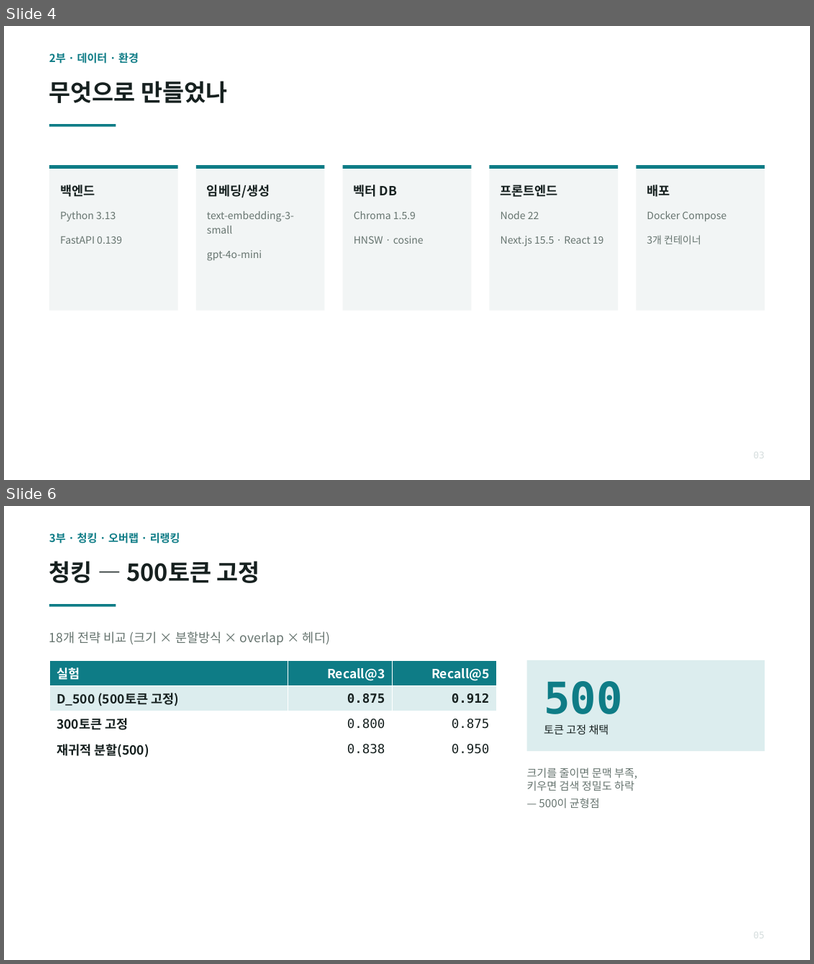
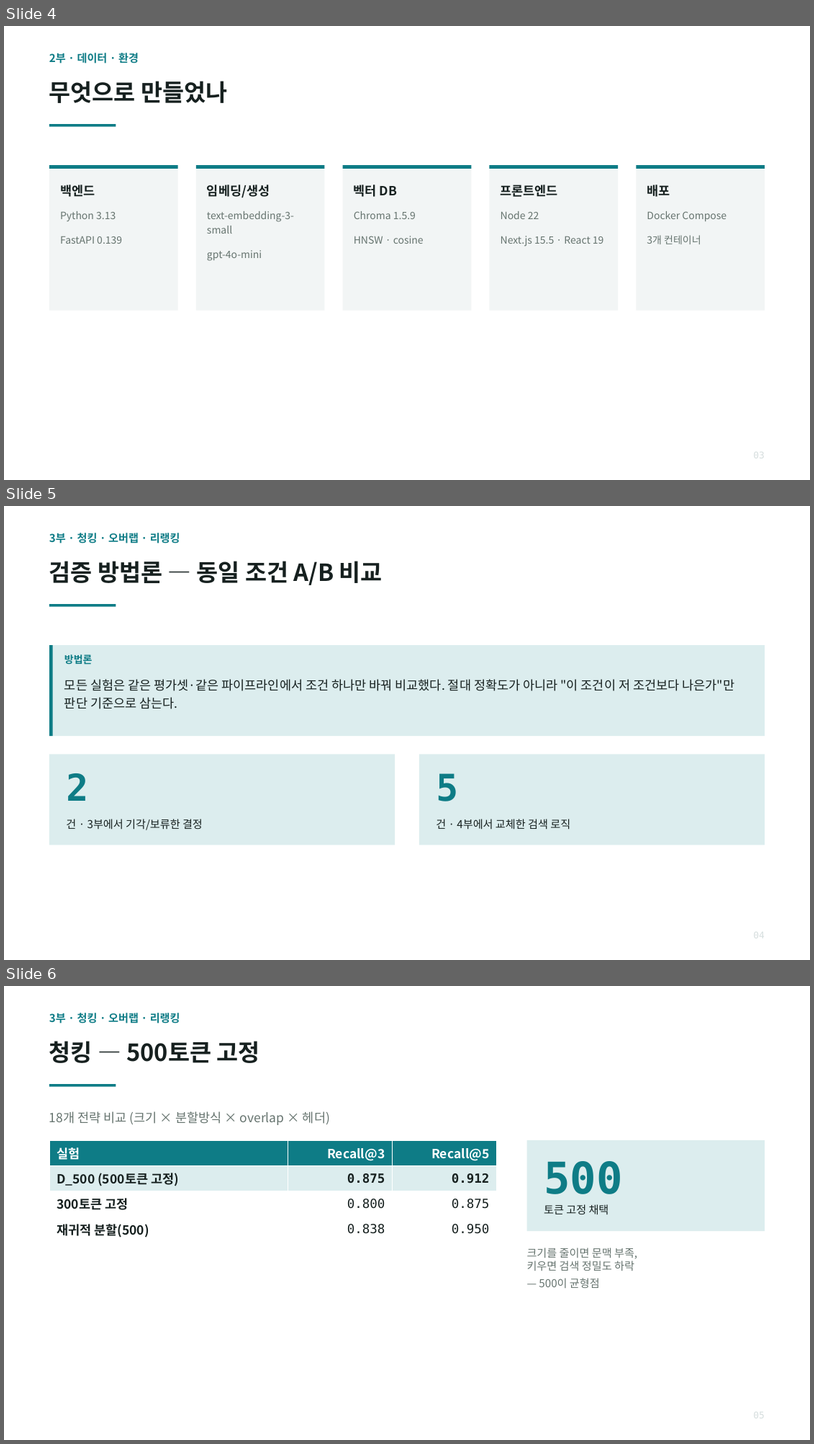
Before and after one commit to SeongHuni/Kumoh_SE_Mentoring_Bot, a slide deck: docs/SE챗봇_RAG_최종발표.pptx. Shown one above the other, each under a label of ours: slides 4 and 6 before the commit, slides 4, 5 and 6 after it; the slides between them are not shown. The pictures are 814x964 and 814x1444 pixels, drawn with LibreOffice and Linux fonts; fonts in the diff are those of the drawing. Boxes give left, top, right and bottom in pixels: in the first picture for what was removed or moved away, otherwise in the second. Text is boxed around its words. In the diff, an @@ line names an element or a change of style, - is before the commit and + after.

```diff
--- a/docs/SE챗봇_RAG_최종발표.pptx
+++ b/docs/SE챗봇_RAG_최종발표.pptx
@@ slide 5 added at (4,506,810,960), background #FFFFFF @@
@@ text added at (49,533,180,543), 13 pt, text #0E7C86, bold @@
+3부 · 청킹 · 오버랩 · 리랭킹
@@ text added at (49,561,383,585), 28 pt, text #16201F, bold @@
+검증 방법론 — 동일 조건 A/B 비교
@@ rectangle added at (49,604,116,606), fill #0E7C86 @@
@@ rectangle added at (49,645,765,736), fill #DCEDEE @@
@@ rectangle added at (49,645,53,736), fill #0E7C86 @@
@@ text added at (64,654,93,664), 12 pt, text #0E7C86, bold @@
+방법론
@@ text added at (64,679,735,709), 15 pt, text #16201F @@
+모든 실험은 같은 평가셋·같은 파이프라인에서 조건 하나만 바꿔 비교했다. 절대 정확도가 아니라 "이 조건이 저 조건보다 나은가"만 판단 기준으로 삼는다.
@@ rectangle added at (49,754,396,845), fill #DCEDEE @@
@@ rectangle added at (419,754,766,845), fill #DCEDEE @@
@@ text added at (66,773,88,800), 44 pt, text #0E7C86, bold @@
+2
@@ text added at (436,773,458,801), 44 pt, text #0E7C86, bold @@
+5
@@ text added at (66,818,203,830), 13 pt, text #16201F @@
+건 · 3부에서 기각/보류한 결정
@@ text added at (436,818,571,829), 13 pt, text #16201F @@
+건 · 4부에서 교체한 검색 로직
```
Also in this commit, not shown: 4 slides changed, 1 slide removed, 2 other files.
